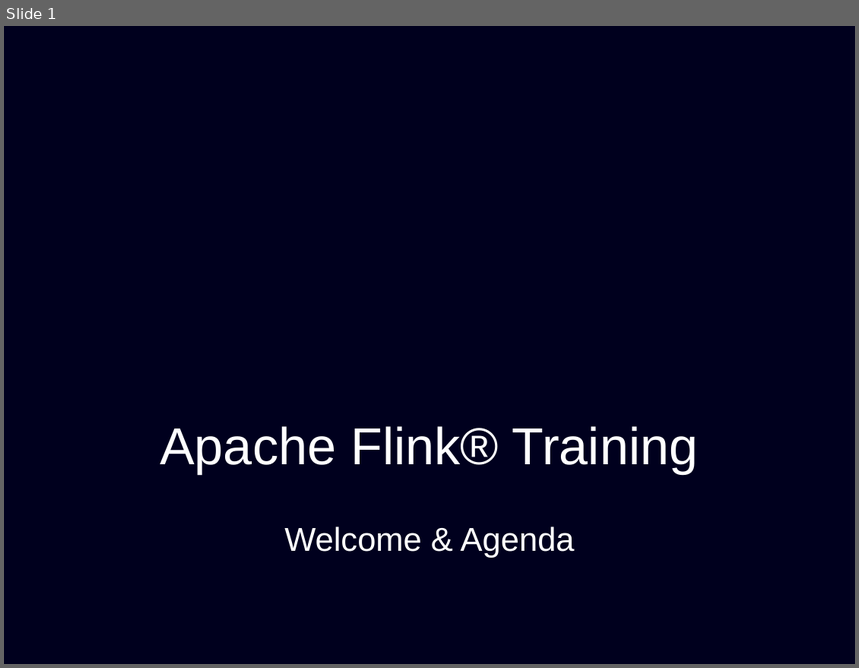
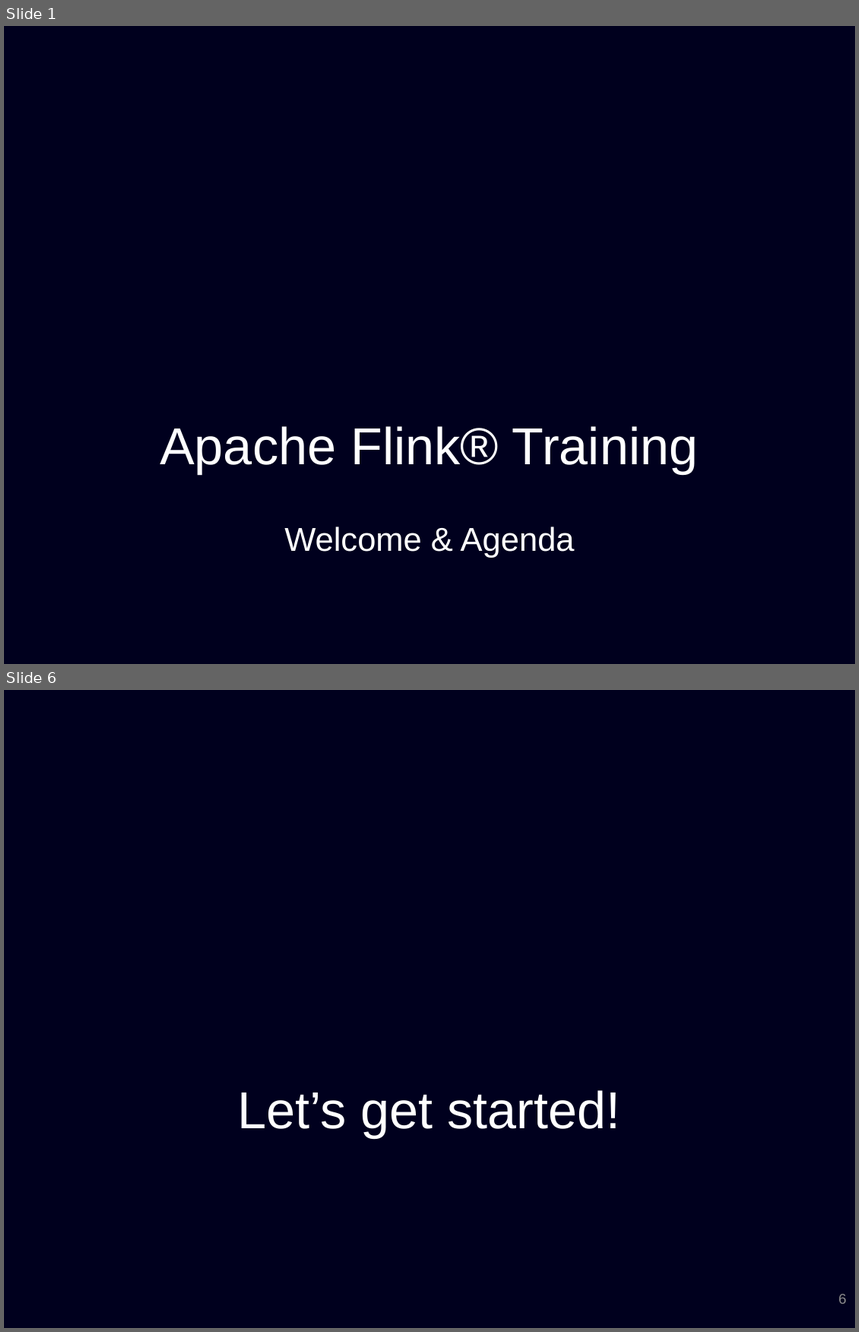
Before and after one commit to dataArtisans/flink-training-web, a slide deck: slides/welcome_agenda.pptx. Shown one above the other, each under a label of ours: slide 1 before the commit, slides 1 and 6 after it; the slides between them are not shown. The pictures are 859x668 and 859x1332 pixels, drawn with LibreOffice and Linux fonts; fonts in the diff are those of the drawing; background and template pictures are left out. Boxes give left, top, right and bottom in pixels: in the first picture for what was removed or moved away, otherwise in the second. Text is boxed around its words. In the diff, an @@ line names an element or a change of style, - is before the commit and + after.

```diff
--- a/slides/welcome_agenda.pptx
+++ b/slides/welcome_agenda.pptx
@@ slide 6 added at [4,690,855,1328], background #00001E @@
@@ title added at [237,1091,621,1138], 44 pt, text #FFFFFF @@
+Let’s get started!
@@ page number added at [838,1294,846,1304], 12 pt, text #8C8C8C @@
+6
```
Also in this commit, not shown: 3 slides changed, 1 other slide added, 1 slide removed.
